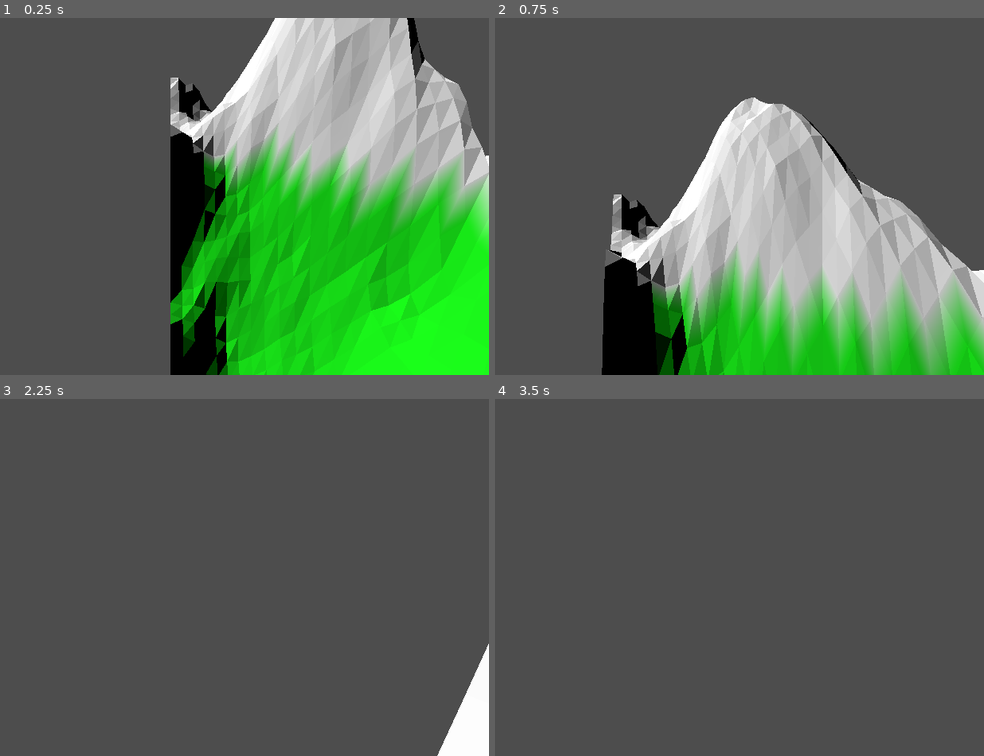
Above: before the commit, frames 1-4 (two rows, left to right).
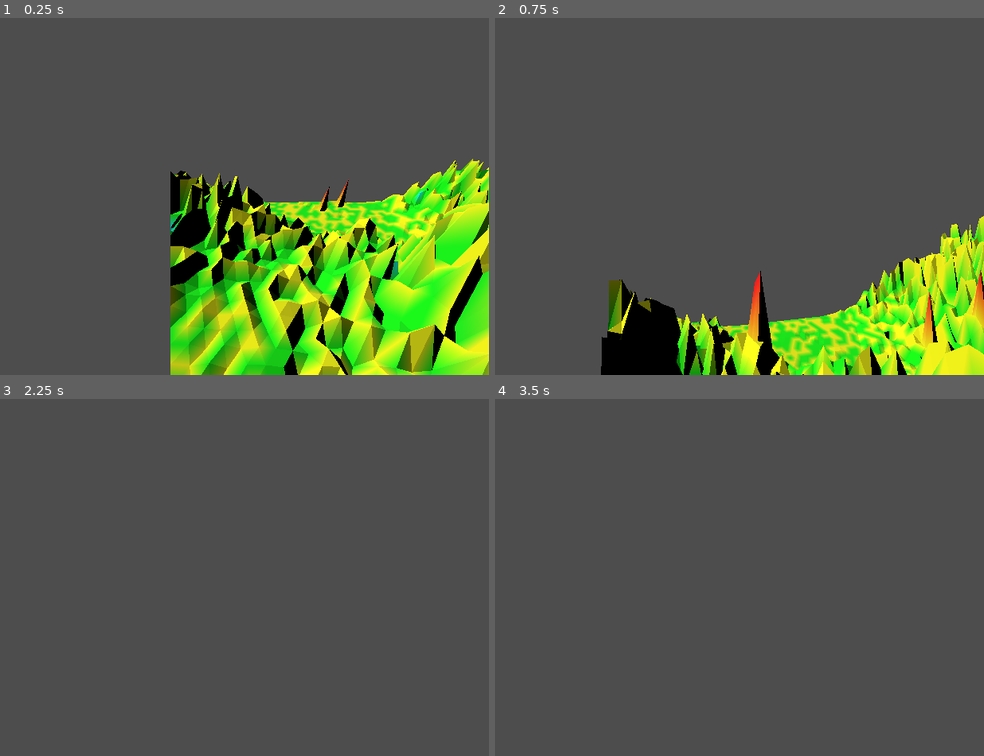
Above: after the commit, the same moments.

Repository: Lion4567714/prodecural_terrain_generation
Game: Godot game, scene res://test_scene.tscn
Same seed, same stepped clock (60 frames per second), same inputs: the game is played once before the commit and once after it.
Inputs (mouse positions are in pixels of both pictures, inside the frame that each line leads up to):
- Up to frame 1 (0.25 s): no input
- Up to frame 2 (0.75 s): tap Enter at 0.5 s; move the mouse to (700, 196) at 0.52 s; hold Up (ui_up) from 0.53 s (still down); hold R from 0.53 s (still down)
- Up to frame 3 (2.25 s): keep holding Up (ui_up); move the mouse to (136, 577) at 1.27 s; release R at 1.28 s; tap R at 1.35 s; move the mouse to (185, 570) at 2.02 s; hold R from 2.03 s (still down)
- Up to frame 4 (3.5 s): keep holding Up (ui_up); tap Space at 2.75 s; move the mouse to (656, 584) at 2.77 s; release R at 2.78 s; tap R at 2.85 s

The runs differ from the first frame. In frame 1, 55% of the frame differs, in the area x 34-100%, y 0-100%; in frame 2, 41%; in frame 3, 1.7%; in frame 4, nothing differs.

Commit message:
working towards better random

Diff:
--- a/scripts/generator.gd
+++ b/scripts/generator.gd
@@ -1,4 +1,8 @@
 extends MeshInstance3D
+
+const TEST_BIOME = false
+
+const BIOME_VIEW = true
 
 const WIDTH = 100
 const HEIGHT = 100
@@ -37,6 +41,8 @@
 
 var last_update_time
 var biome_map
+var biome_size
+var biome_dict
 var noise
 var height_map
 var feature_map
@@ -63,8 +69,10 @@
 	print("Starting new mesh generation...")
 	last_update_time = Time.get_ticks_usec()	# Reset timer for new mesh generation
 
-	#biome_map = generate_biome_map()
-	biome_map = generate_biome_map_test()
+	if !TEST_BIOME:
+		biome_map = generate_biome_map()
+	else:
+		biome_map = generate_biome_map_test()
 	print_status("Generated biome map")
 
 	var my_mesh = generate_grid()
@@ -145,6 +153,9 @@
 	mesh.surface_set_material(0, mat)
 	print_status("Done")
 
+	print(biome_size)
+	print(biome_dict)
+
 
 func print_status(message):
 	var string = "(%6.3f secs) %s"
@@ -222,6 +233,14 @@
 
 
 func generate_biome_map():
+	#randomize()
+
+	biome_size = []
+	biome_size.resize(BIOME.size())
+	for i in range(BIOME.size()):
+		biome_size[i] = 0
+	biome_dict = {}
+
 	var map = []
 	var node_mat = []
 	var node_arrs = []	# Array of arrays, index cooresponds to num remaining options + 1
@@ -248,17 +267,22 @@
 				rand_node = node_arrs[i][randi_range(0, node_arrs[i].size() - 1)]
 				break
 
+		if !biome_dict.has(rand_node.options):
+			biome_dict[rand_node.options] = 0
+		biome_dict[rand_node.options] += 1
+
 		# Collapse vertex
-		#var rand_option_index = randi_range(0, rand_node.num_options - 1)
-		var rand_option_index = randi_range(0, 100) % (rand_node.num_options)
+		var rand_option_index = randi_range(0, rand_node.num_options - 1)
+		#var rand_option_index = randi_range(0, 100) % (rand_node.num_options)
 		var rand_option
 		for i in range(BIOME.size()):
 			if (1 << i) & rand_node.options > 0:
 				if rand_option_index == 0:
 					rand_option = 1 << i
-					rand_node.options = rand_option
 					break;
 				rand_option_index -= 1
+		biome_size[log(rand_option)] += 1 ###############################
+		rand_node.options = rand_option
 		node_arrs[rand_node.num_options - 1].erase(rand_node)
 		node_arrs[0].append(rand_node)
 		rand_node.num_options = 1
@@ -465,26 +489,27 @@
 		color_map.append(col)
 
 		for y in range(HEIGHT + 1):
-			if height_map[x][y] > 35:
-				color_map[x][y] = SNOW
-			elif biome_map[x][y] == BIOME.BEACHS:
-				color_map[x][y] = SAND
-			elif height_map[x][y] > 0 && biome_map[x][y] == BIOME.OCEANS:
-				color_map[x][y] = SAND
-			elif height_map[x][y] == 0:
-				color_map[x][y] = WATER
+			if !BIOME_VIEW:
+				if height_map[x][y] > 35:
+					color_map[x][y] = SNOW
+				elif biome_map[x][y] == BIOME.BEACHS:
+					color_map[x][y] = SAND
+				elif height_map[x][y] > 0 && biome_map[x][y] == BIOME.OCEANS:
+					color_map[x][y] = SAND
+				elif height_map[x][y] == 0:
+					color_map[x][y] = WATER
+				else:
+					color_map[x][y] = GRASS
 			else:
-				color_map[x][y] = GRASS
-
-			#if mdt.get_vertex(faceVertex)[1] == 0:
-			#	colors.push_back(Color(255, 0, 0, 1))
-			#if mdt.get_vertex(faceVertex)[1] == 0.25:
-			#	colors.push_back(Color(255, 0, 255, 1))
-			#if mdt.get_vertex(faceVertex)[1] == 0.5:
-			#	colors.push_back(Color(255, 255, 0, 1))
-			#if mdt.get_vertex(faceVertex)[1] == 0.75:
-			#	colors.push_back(Color(0, 255, 0, 1))
-			#if mdt.get_vertex(faceVertex)[1] == 1:
-			#	colors.push_back(Color(0, 0, 255, 1))
+				if biome_map[x][y] == BIOME.HIGH_MOUNTAINS:
+					color_map[x][y] = Color(255, 0, 0, 1)
+				elif biome_map[x][y] == BIOME.MOUNTAINS:
+					color_map[x][y] = Color(255, 255, 0, 1)
+				elif biome_map[x][y] == BIOME.PLAINS:
+					color_map[x][y] = Color(0, 255, 0, 1)
+				elif biome_map[x][y] == BIOME.BEACHS:
+					color_map[x][y] = Color(0, 255, 255, 1)
+				elif biome_map[x][y] == BIOME.OCEANS:
+					color_map[x][y] = Color(0, 0, 255, 1)
 
 	return color_map
